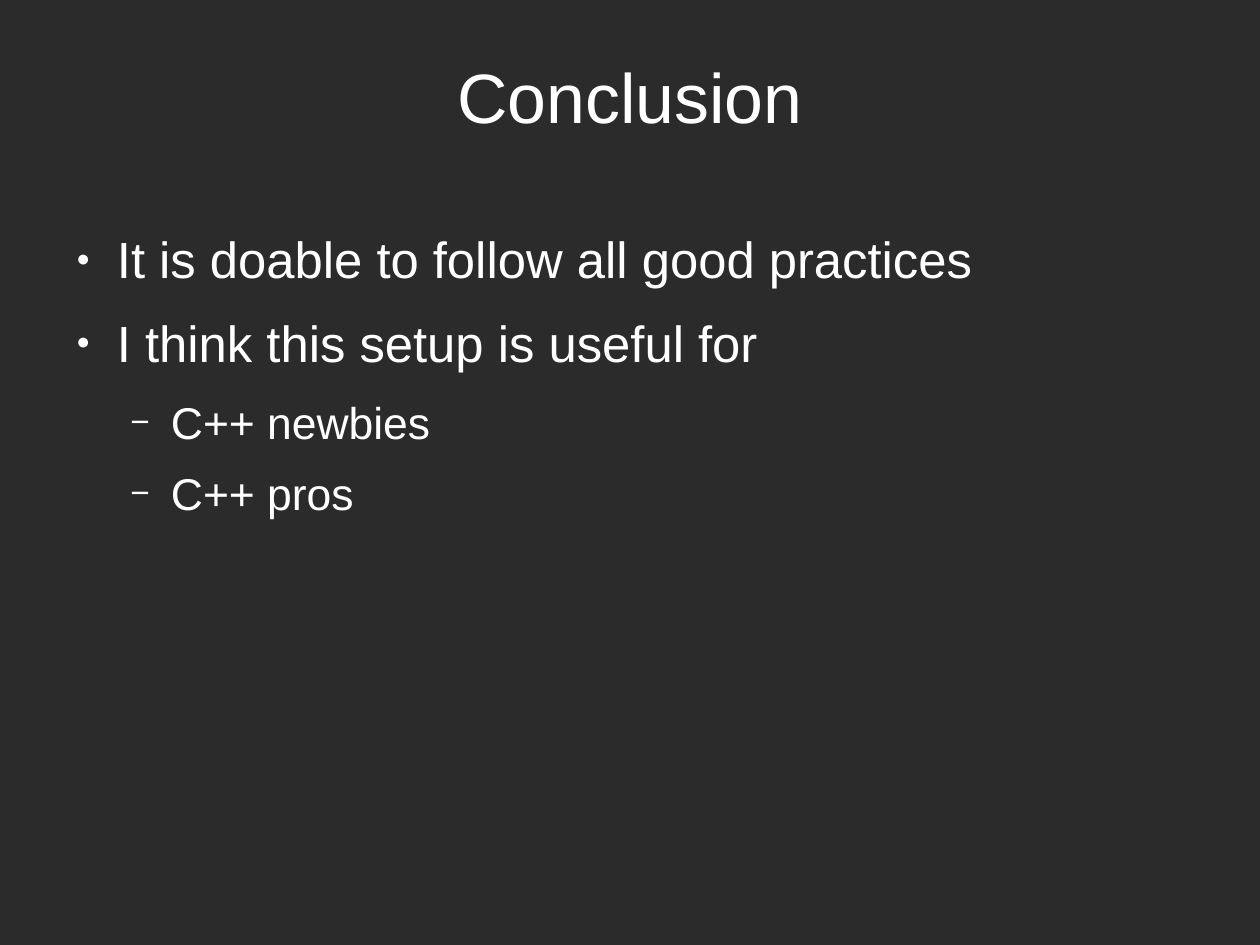
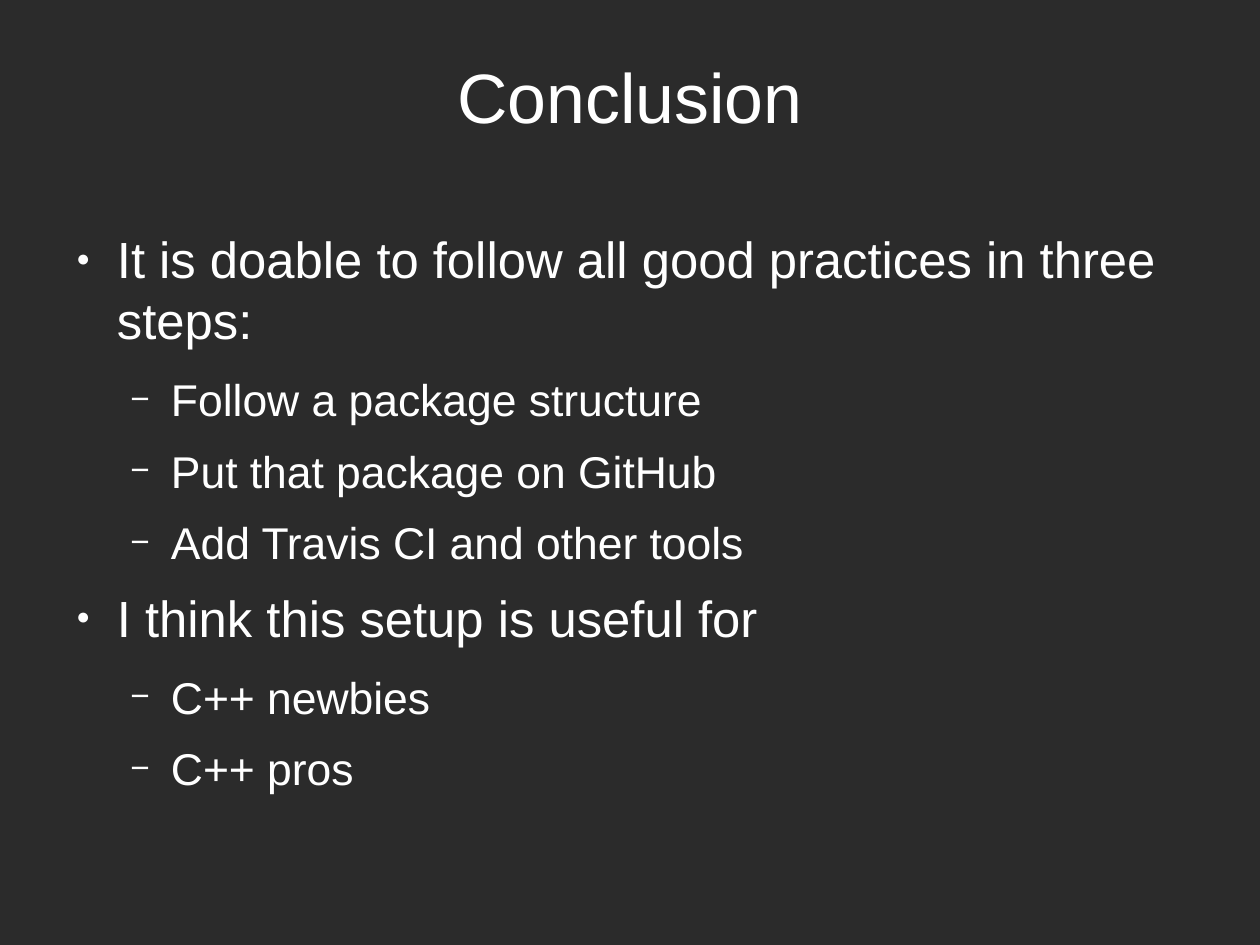
Before and after one commit to richelbilderbeek/PresentationsAboutR, a slide deck: slide 30 of ProfessionalRdevelopment/ProfessionalRDevelopment.odp (slide 24 before the commit). Drawn at 1260x945 pixels with LibreOffice and Linux fonts; fonts in the diff are those of the drawing; background and template pictures are left out; a plain dark background stands for a picture behind light text. Boxes give left, top, right and bottom in pixels: in the first picture for what was removed or moved away, otherwise in the second. Text is boxed around its words. In the diff, an @@ line names an element or a change of style, - is before the commit and + after.

```diff
--- a/ProfessionalRdevelopment/ProfessionalRDevelopment.odp
+++ b/ProfessionalRdevelopment/ProfessionalRDevelopment.odp
@@ text at [117, 241, 1156, 560]: text changed; size 32 to 28 pt @@
-● It is doable to follow all good practices
+● It is doable to follow all good practices in three steps:
+  − Follow a package structure
+  − Put that package on GitHub
+  − Add Travis CI and other tools
```
Also in this commit, not shown: 4 other slides changed, 7 slides added, 2 slides removed, 4 other files.
